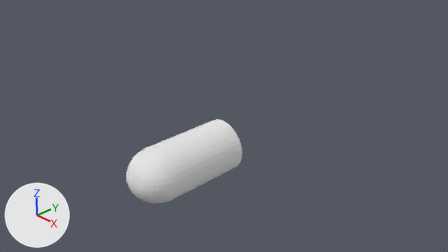
Two versions of the Blender file working/subahu/Pill/Pill.blend, one commit apart.
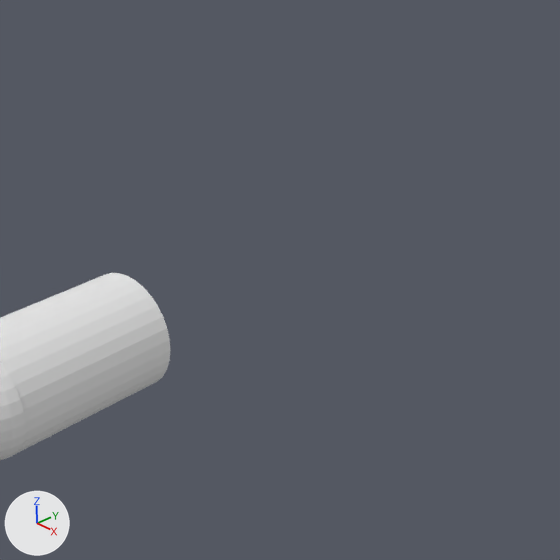
There are two pictures of each version: one from the file's camera 'Camera', one close up on the part from 37% to 92% of the width and 0% to 97% of the height. The axes (+X, +Y, +Z) are drawn at lower left. The lights are the same throughout.
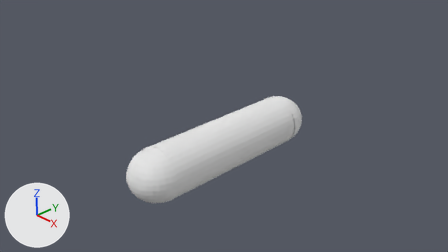
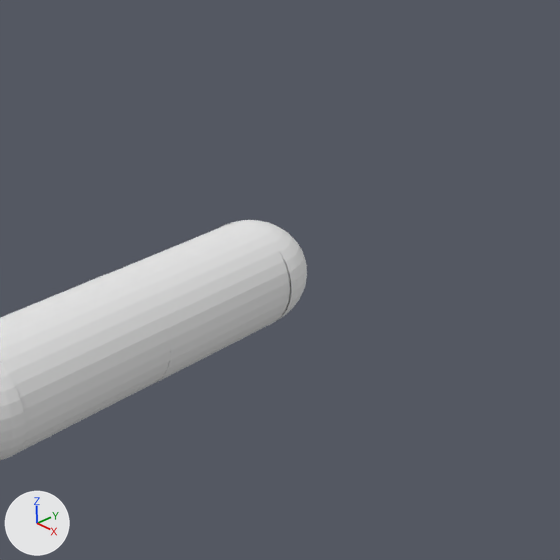
Boxes [x1, y1, x2, y2] around the edits, measured in the close-ups (560 x 560 px):
'Sphere.001', added: after [111, 220, 307, 381]
    faces in mat_material_002 (its picture is missing): [111, 223, 290, 381]
    faces in mat_material_001 (its picture is missing): [219, 220, 307, 320]

The edits, one by one:
Mesh me_sphere_001 is new.
It has 321 vertices, 288 faces and spans x -1.0..1.0, y -1.0..2.58, z -1.01..1.02.
Faces by material slot: [255, 33].
It uses material mat_material_001 (its picture is missing).
It uses material mat_material_002 (its picture is missing).
Object 'Sphere.001' (ob_sphere_001) is new; it shows me_sphere_001.
Its location is (-0.18, 2.52, -0.35).
Its rotation in degrees is (180, 0, 0).
Its scale is (0.666, 0.742, 0.622).
